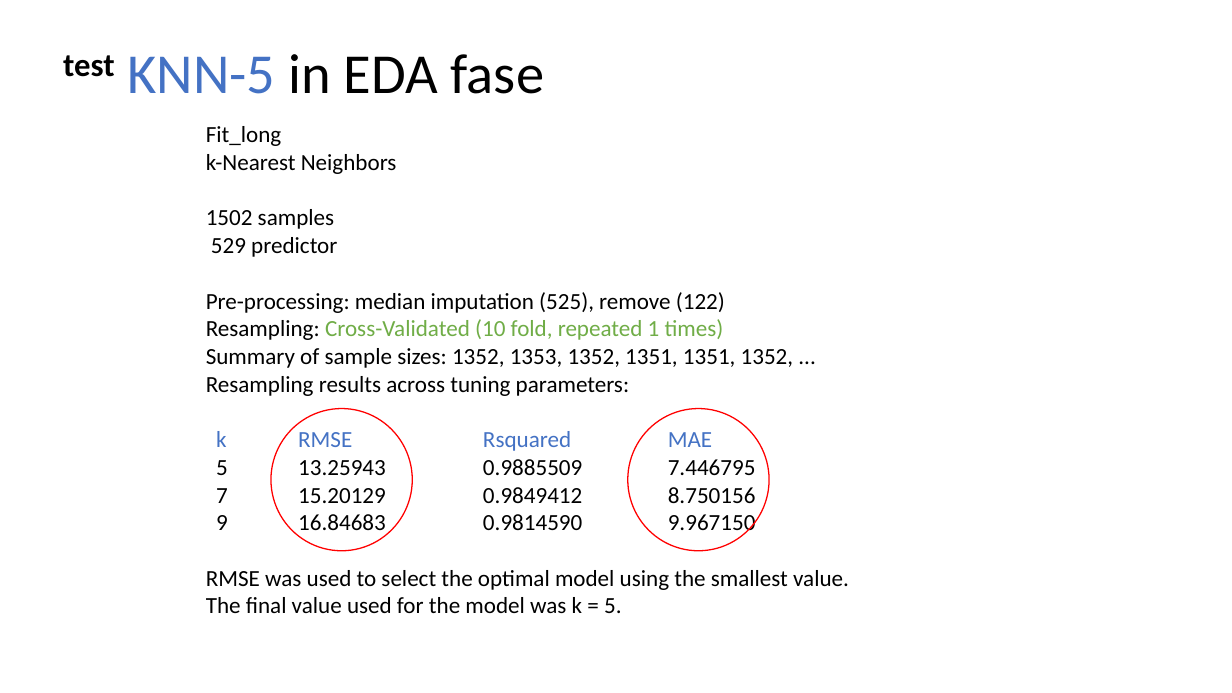
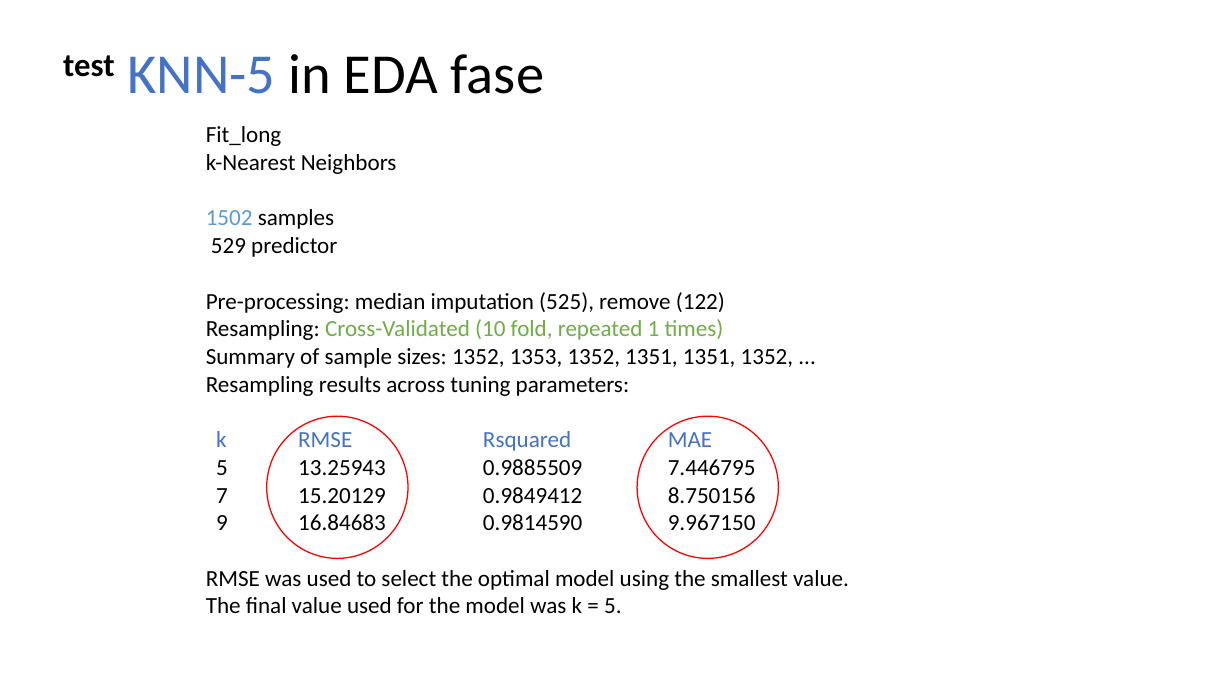
Before and after one commit to NatasjaFortuin/Wifi-locationing, a slide deck: slide 9 of Data etc/Pres Wifi.pptx. Drawn at 1232x693 pixels with LibreOffice and Linux fonts; fonts in the diff are those of the drawing. Boxes give left, top, right and bottom in pixels: in the first picture for what was removed or moved away, otherwise in the second. Text is boxed around its words. In the diff, an @@ line names an element or a change of style, - is before the commit and + after.

```diff
--- a/Data etc/Pres Wifi.pptx
+++ b/Data etc/Pres Wifi.pptx
@@ text at <box>206,209,334,229</box>: text colour #000000 to #5B9BD5 in "1502" @@
@@ ellipse: place and size @@
-ellipse at <box>271,409,412,551</box>
+ellipse at <box>267,416,409,558</box>
@@ ellipse: place and size @@
-ellipse at <box>628,409,769,551</box>
+ellipse at <box>638,416,779,558</box>
```
Also in this commit, not shown: 14 other slides changed, 3 slides added, 3 slides removed, 16 other files.
